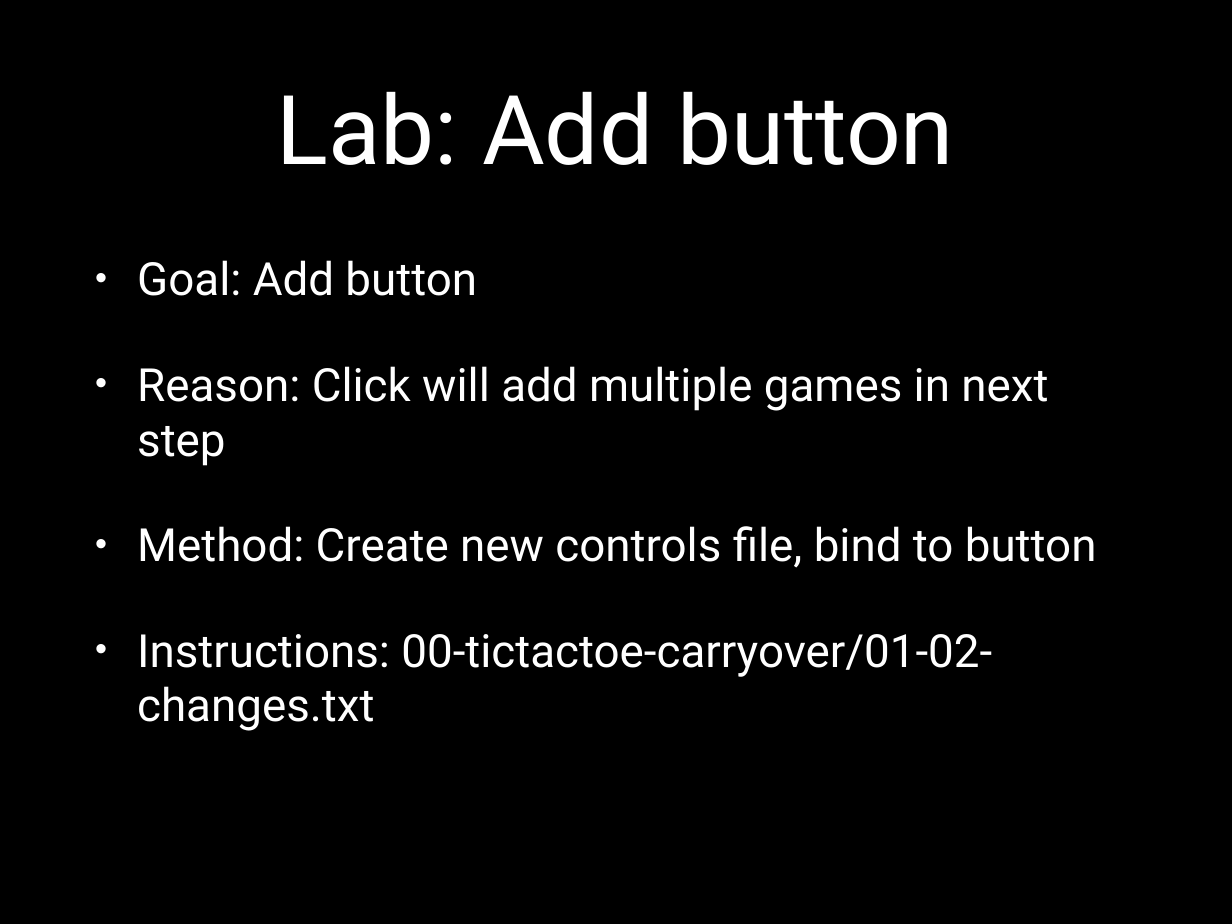
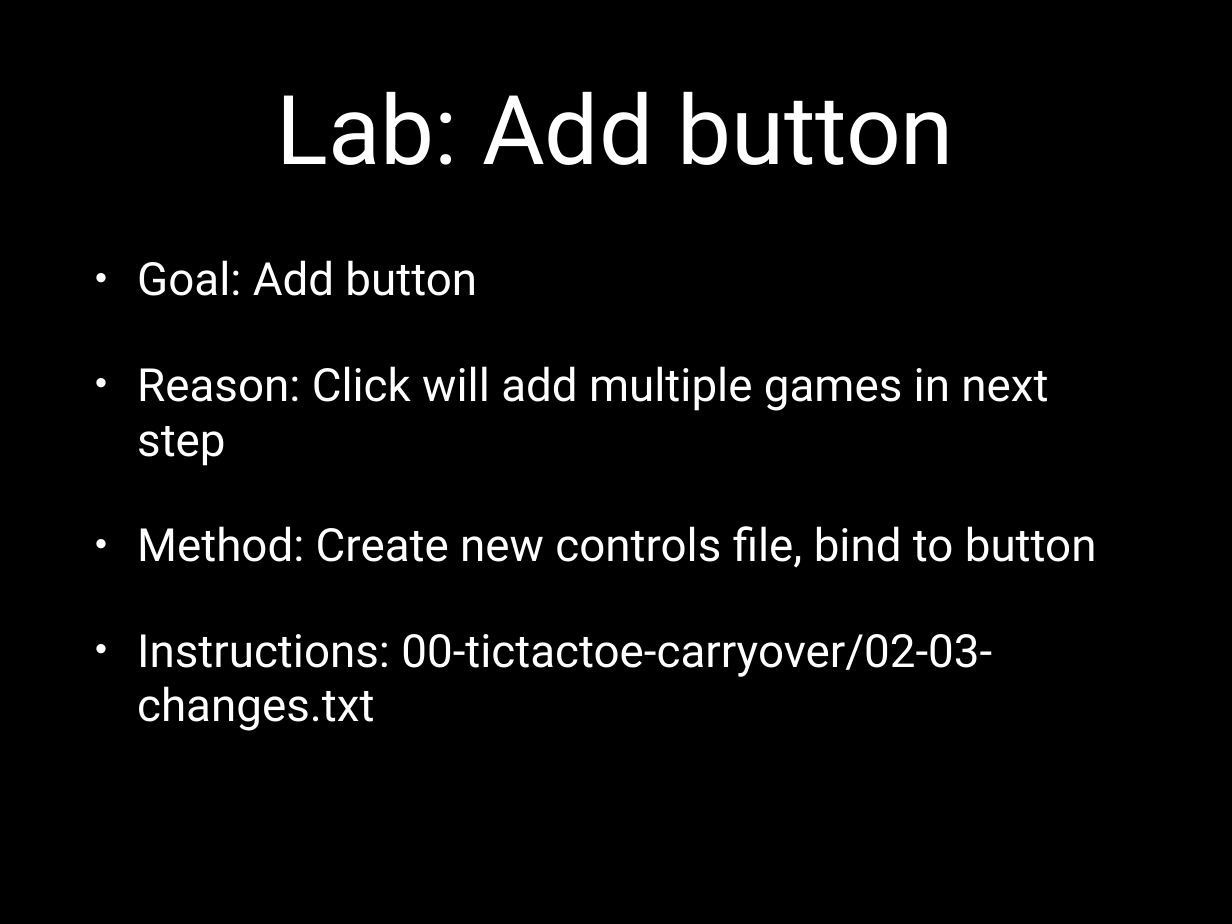
Before and after one commit to eliasjames/training-web-dev, a slide deck: slide 14 of intermediate-front-end/slides/powerpoint/day1.pptx. Drawn at 1232x924 pixels with LibreOffice and Linux fonts; fonts in the diff are those of the drawing. Boxes give left, top, right and bottom in pixels: in the first picture for what was removed or moved away, otherwise in the second. Text is boxed around its words. In the diff, an @@ line names an element or a change of style, - is before the commit and + after.

```diff
--- a/intermediate-front-end/slides/powerpoint/day1.pptx
+++ b/intermediate-front-end/slides/powerpoint/day1.pptx
@@ text at (137,634,992,731): text changed @@
-• Instructions: 00-tictactoe-carryover/01-02-changes.txt
+• Instructions: 00-tictactoe-carryover/02-03-changes.txt
```
Also in this commit, not shown: 2 other slides changed, 3 other files.
